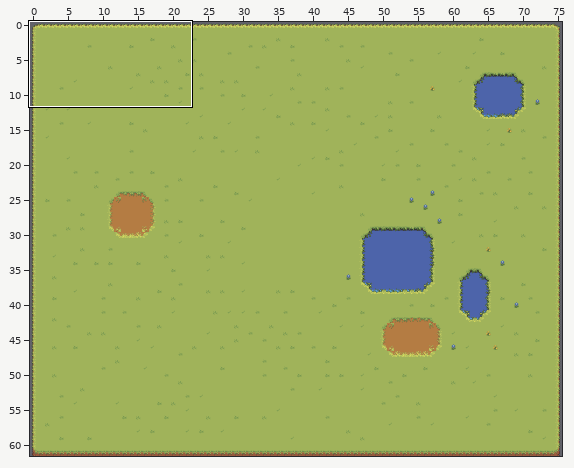
Tiled map (JSON) -- src/assets/tilemaps/generated/1-5.tmj. The first picture is a wide view before the edit; the outline marks the close-up.
Close-up. The starting point:
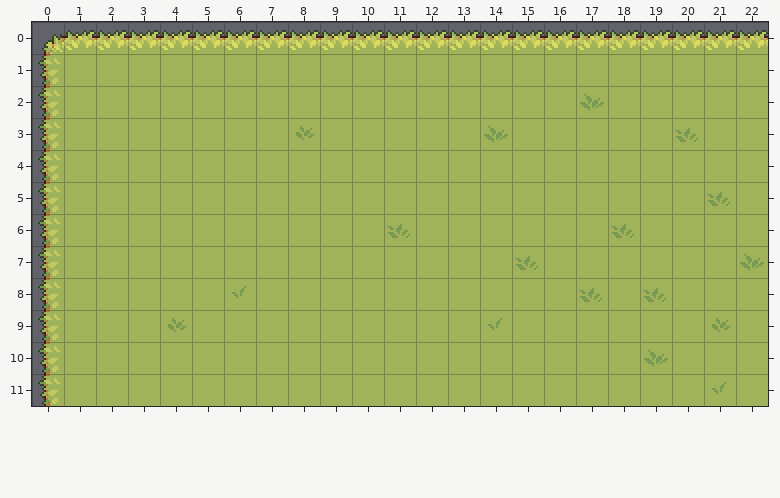
Cells are 16x16 px. Shown: x 0..22, y 0..11. The commit also changed other parts of the map, which this record leaves out.
The same view after the edit:
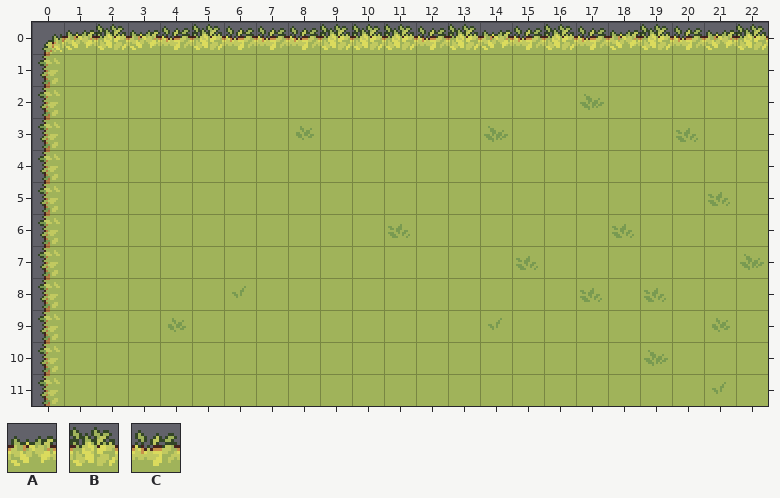
Key: from "ground_grasss": A 25, B 27, C 28.
_ is an empty cell.
Tiles replaced or removed in this view: A.
Edits made:
Changed rows in their new state; . is an unchanged cell.
Layer "Base":
first column x 2:
 0 B.CBCCCBBBCB.CBC.BC.B
Changed places in both close-ups, as pixel boxes (x1, y1, x2, y2):
changed: (96, 24, 128, 50)
changed: (162, 24, 480, 50)
changed: (514, 24, 608, 50)
changed: (640, 24, 704, 50)
changed: (736, 24, 768, 50)
